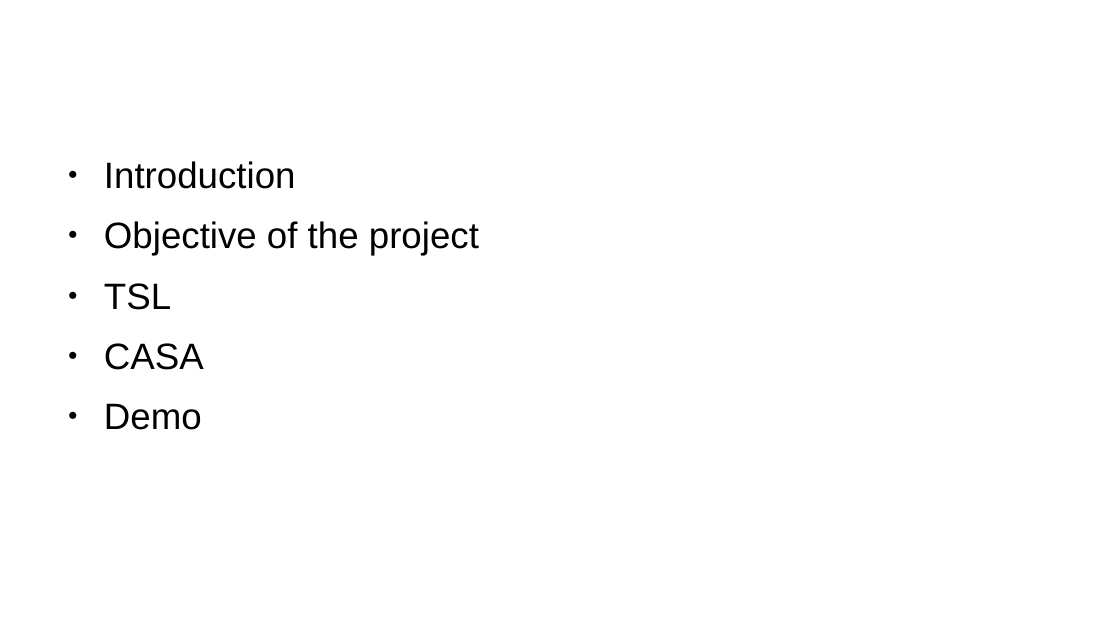
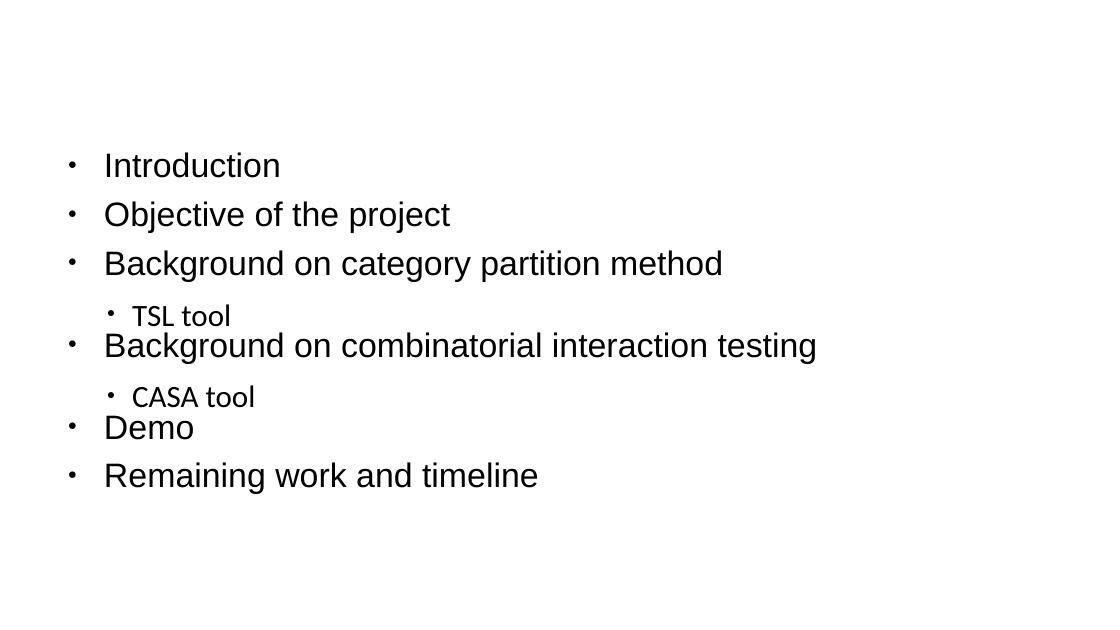
Before and after one commit to Panik-Kontrol/MastersProject, a slide deck: slide 2 of project_proposal.odp. Drawn at 1120x630 pixels with LibreOffice and Linux fonts; fonts in the diff are those of the drawing; background and template pictures are left out. Boxes give left, top, right and bottom in pixels: in the first picture for what was removed or moved away, otherwise in the second. Text is boxed around its words. In the diff, an @@ line names an element or a change of style, - is before the commit and + after.

```diff
--- a/project_proposal.odp
+++ b/project_proposal.odp
@@ text at bbox=[104, 152, 451, 440]: size 26 to 24 pt in "Introduction", "Objective of the project", "Demo"; indent changed; line spacing 1 to 0.8 @@
@@ text at bbox=[104, 250, 818, 408]: text changed; size 26 to 24 pt @@
-● TSL
-● CASA
+● Background on category partition method
+  ● TSL tool
+● Background on combinatorial interaction testing
+  ● CASA tool
@@ text at bbox=[104, 462, 539, 494]: paragraph added @@
+● Remaining work and timeline
```
Also in this commit, not shown: 8 other slides changed.
